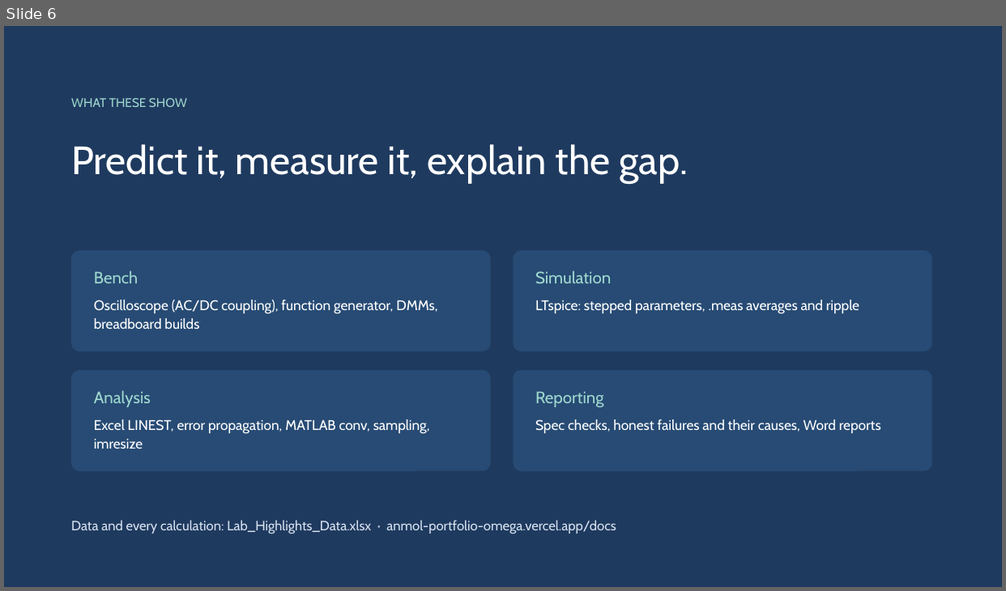
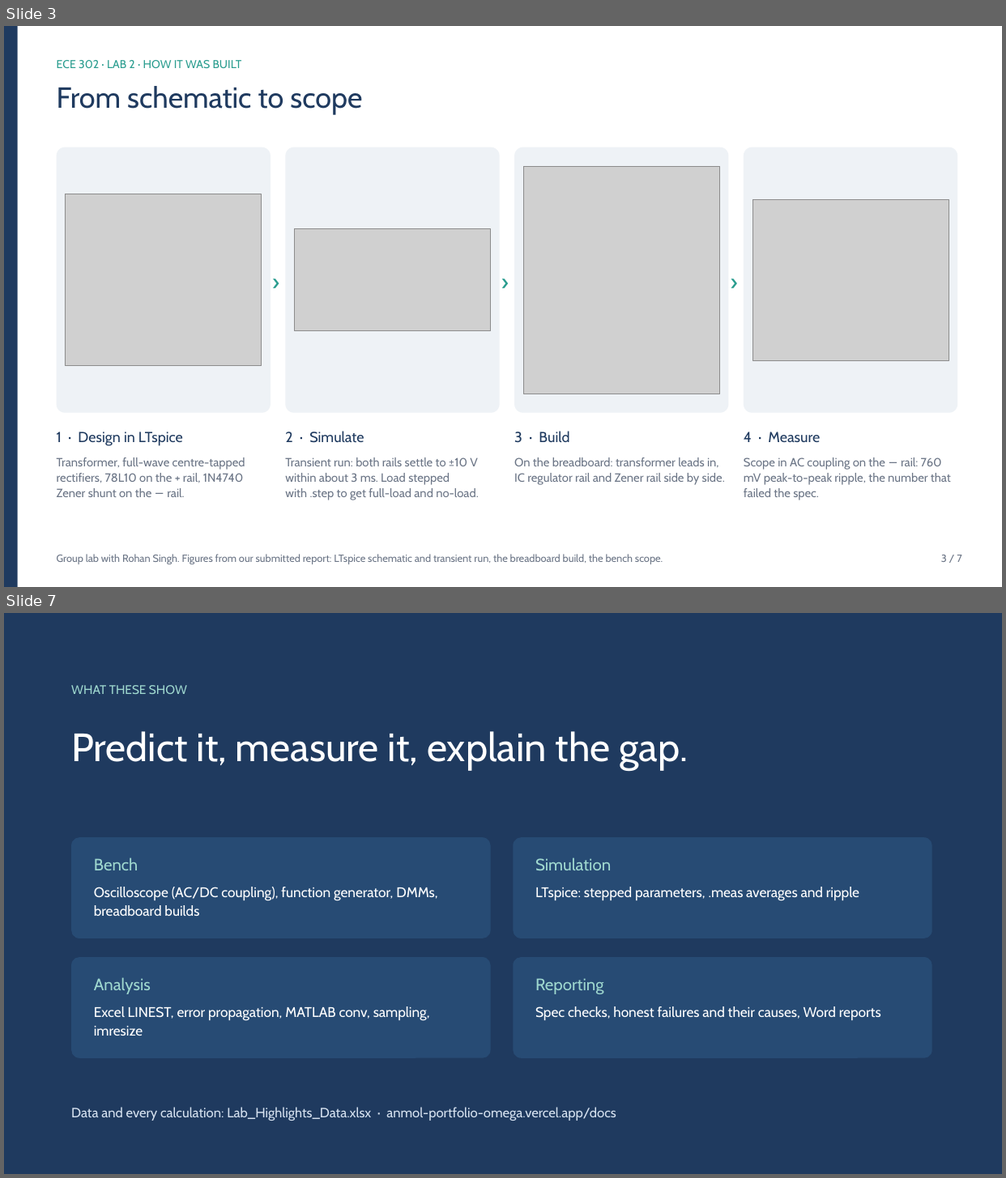
Before and after one commit to AnmolBhandohal/anmol-portfolio, a slide deck: docs/files/Lab_Highlights.pptx. Shown one above the other, each under a label of ours: slide 6 before the commit, slides 3 and 7 after it; the slides between them are not shown. The pictures are 1006x591 and 1006x1178 pixels, drawn with LibreOffice and Linux fonts; fonts in the diff are those of the drawing; grey boxes stand for pictures. Boxes give left, top, right and bottom in pixels: in the first picture for what was removed or moved away, otherwise in the second. Text is boxed around its words. In the diff, an @@ line names an element or a change of style, - is before the commit and + after.

```diff
--- a/docs/files/Lab_Highlights.pptx
+++ b/docs/files/Lab_Highlights.pptx
@@ slide 3 added at bbox=[4, 26, 1002, 587], background #FFFFFF @@
@@ rectangle added at bbox=[4, 26, 18, 587], fill #1F3A5F @@
@@ text added at bbox=[57, 60, 242, 68], 11 pt, text #2A9D8F @@
+ECE 302 · LAB 2 · HOW IT WAS BUILT
@@ text added at bbox=[57, 86, 362, 114], 28 pt, text #1F3A5F @@
+From schematic to scope
@@ rounded rectangle added at bbox=[57, 148, 270, 413], fill #EEF2F6 @@
@@ rounded rectangle added at bbox=[286, 148, 500, 413], fill #EEF2F6 @@
@@ rounded rectangle added at bbox=[514, 148, 729, 413], fill #EEF2F6 @@
@@ picture added at bbox=[523, 166, 720, 394] @@
@@ rounded rectangle added at bbox=[744, 148, 957, 413], fill #EEF2F6 @@
@@ picture added at bbox=[66, 194, 262, 366] @@
@@ picture added at bbox=[752, 199, 948, 361] @@
@@ picture added at bbox=[295, 228, 491, 331] @@
@@ text added at bbox=[272, 265, 287, 295], 22 pt, text #2A9D8F @@
+›
@@ text added at bbox=[501, 265, 516, 295], 22 pt, text #2A9D8F @@
+›
@@ text added at bbox=[731, 265, 745, 295], 22 pt, text #2A9D8F @@
+›
@@ text added at bbox=[57, 432, 183, 446], 14 pt, text #1F3A5F @@
+1 · Design in LTspice
@@ text added at bbox=[285, 431, 364, 443], 14 pt, text #1F3A5F @@
+2 · Simulate
@@ text added at bbox=[514, 431, 569, 443], 14 pt, text #1F3A5F @@
+3 · Build
@@ text added at bbox=[744, 432, 820, 442], 14 pt, text #1F3A5F @@
+4 · Measure
@@ text added at bbox=[57, 458, 245, 497], 11.5 pt, text #6B7586 @@
+Transformer, full-wave centre-tapped rectifiers, 78L10 on the + rail, 1N4740 Zener shunt on the − rail.
@@ text added at bbox=[285, 458, 479, 501], 11.5 pt, text #6B7586 @@
+Transient run: both rails settle to ±10 V within about 3 ms. Load stepped with .step to get full-load and no-load.
@@ text added at bbox=[514, 458, 725, 485], 11.5 pt, text #6B7586 @@
+On the breadboard: transformer leads in, IC regulator rail and Zener rail side by side.
@@ text added at bbox=[744, 458, 951, 501], 11.5 pt, text #6B7586 @@
+Scope in AC coupling on the − rail: 760 mV peak-to-peak ripple, the number that failed the spec.
@@ text added at bbox=[57, 554, 663, 565], 10 pt, text #6B7586 @@
+Group lab with Rohan Singh. Figures from our submitted report: LTspice schematic and transient run, the breadboard build, the bench scope.
@@ text added at bbox=[941, 555, 961, 562], 10 pt, text #6B7586 @@
+3 / 7
@@ what was slide 6 is now slide 7 @@
```
Also in this commit, not shown: 5 slides changed, 10 other files.
